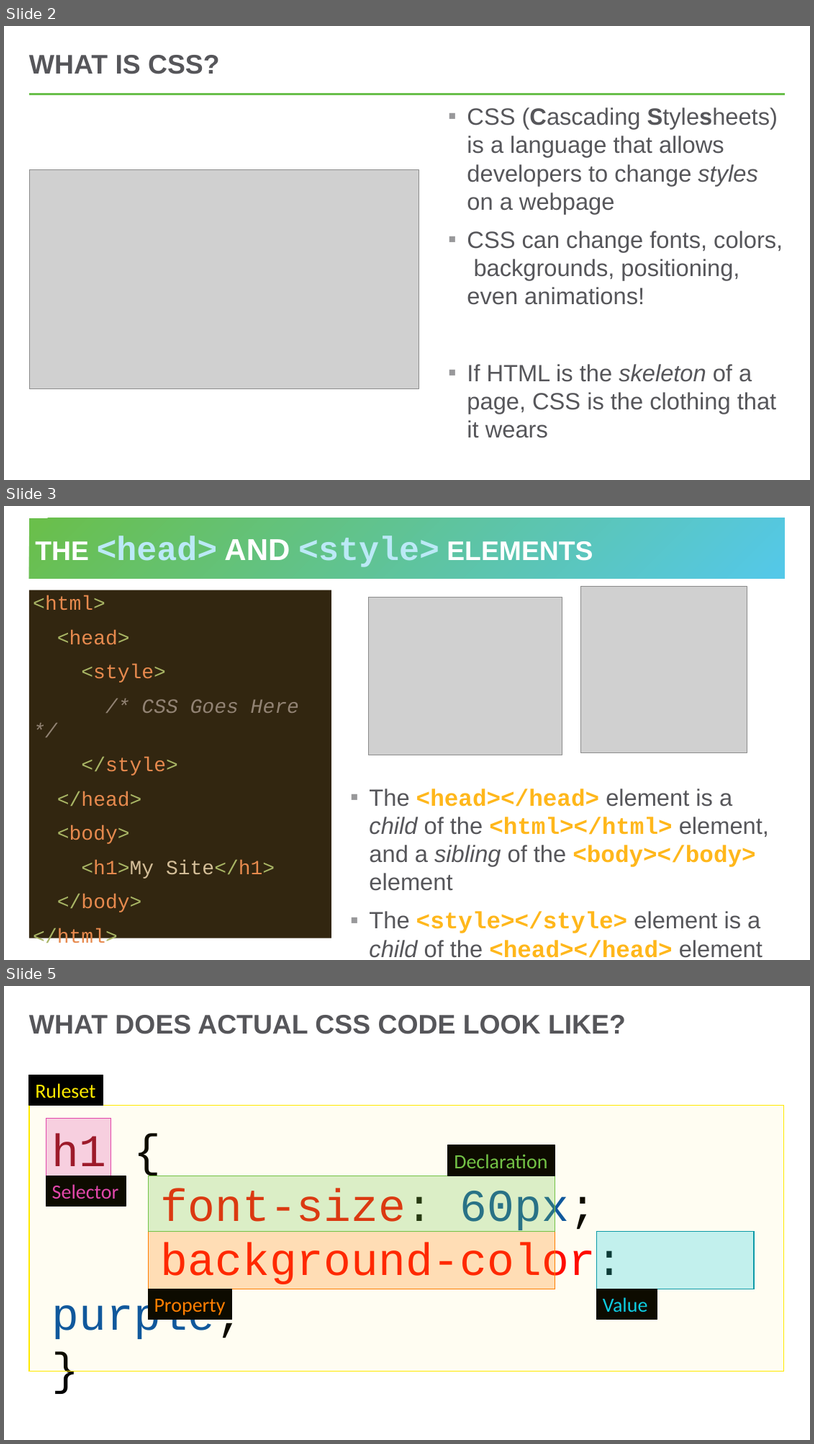
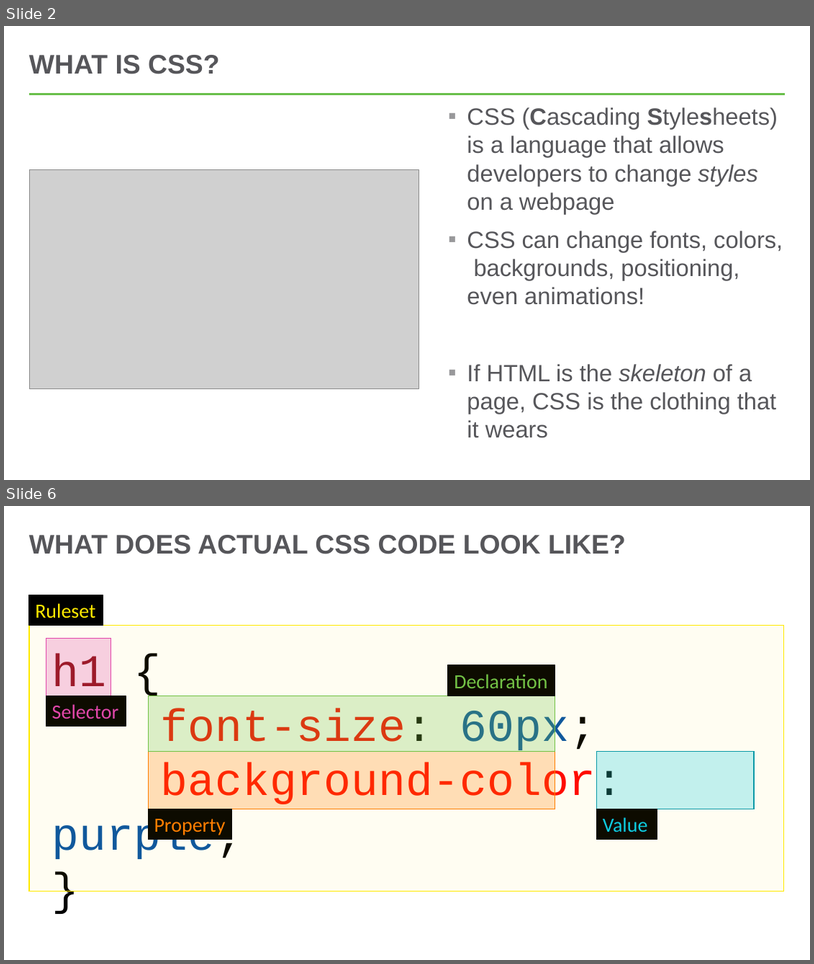
Before and after one commit to hylandtechoutreach/ucs, a slide deck: CssIntro/HelloCss.pptx. Shown one above the other, each under a label of ours: slides 2, 3 and 5 before the commit, slides 2 and 6 after it; the slides between them are not shown. The pictures are 814x1444 and 814x964 pixels, drawn with LibreOffice and Linux fonts; fonts in the diff are those of the drawing; grey boxes stand for pictures. Boxes give left, top, right and bottom in pixels: in the first picture for what was removed or moved away, otherwise in the second. Text is boxed around its words. In the diff, an @@ line names an element or a change of style, - is before the commit and + after.

```diff
--- a/CssIntro/HelloCss.pptx
+++ b/CssIntro/HelloCss.pptx
@@ slide 3 removed at bbox=[4, 506, 810, 960], background #FFFFFF @@
@@ title removed at bbox=[29, 518, 786, 579] @@
-THE <head> AND <style> ELEMENTS
@@ text removed at bbox=[29, 590, 332, 938] @@
-<html>
-<head>
-<style>
-/* CSS Goes Here */
-</style>
-</head>
-<body>
-<h1>My Site</h1>
-</body>
-</html>
@@ picture removed at bbox=[581, 586, 748, 752] @@
@@ picture removed at bbox=[369, 597, 563, 754] @@
@@ text removed at bbox=[369, 788, 769, 957] @@
-▪ The <head></head> element is a child of the <html></html> element, and a sibling of the <body></body> element
-▪ The <style></style> element is a child of the <head></head> element
@@ what was slide 5 is now slide 6 @@
```
Also in this commit, not shown: 2 slides changed, 2 slides added, 40 other files.
